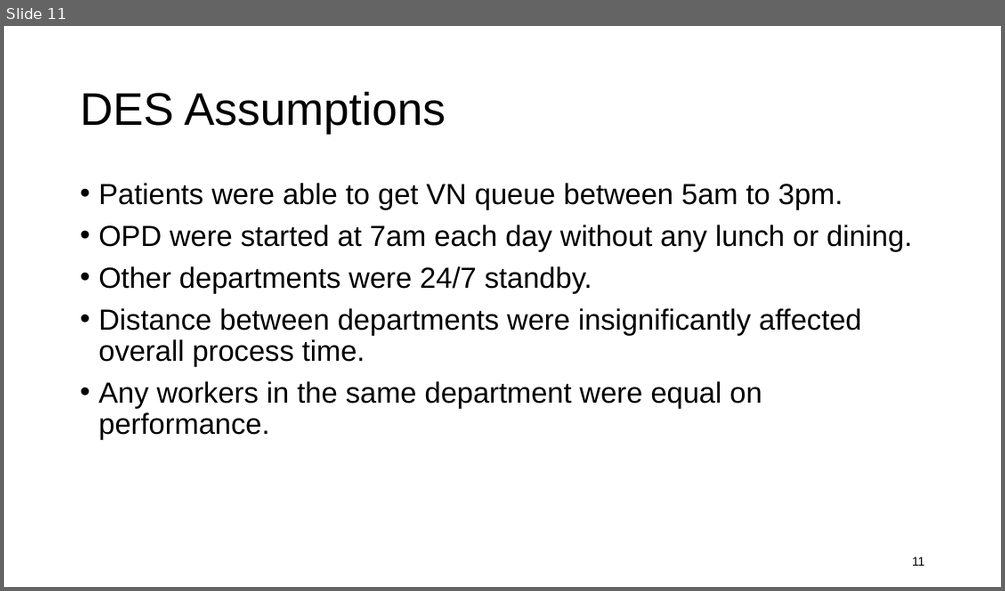
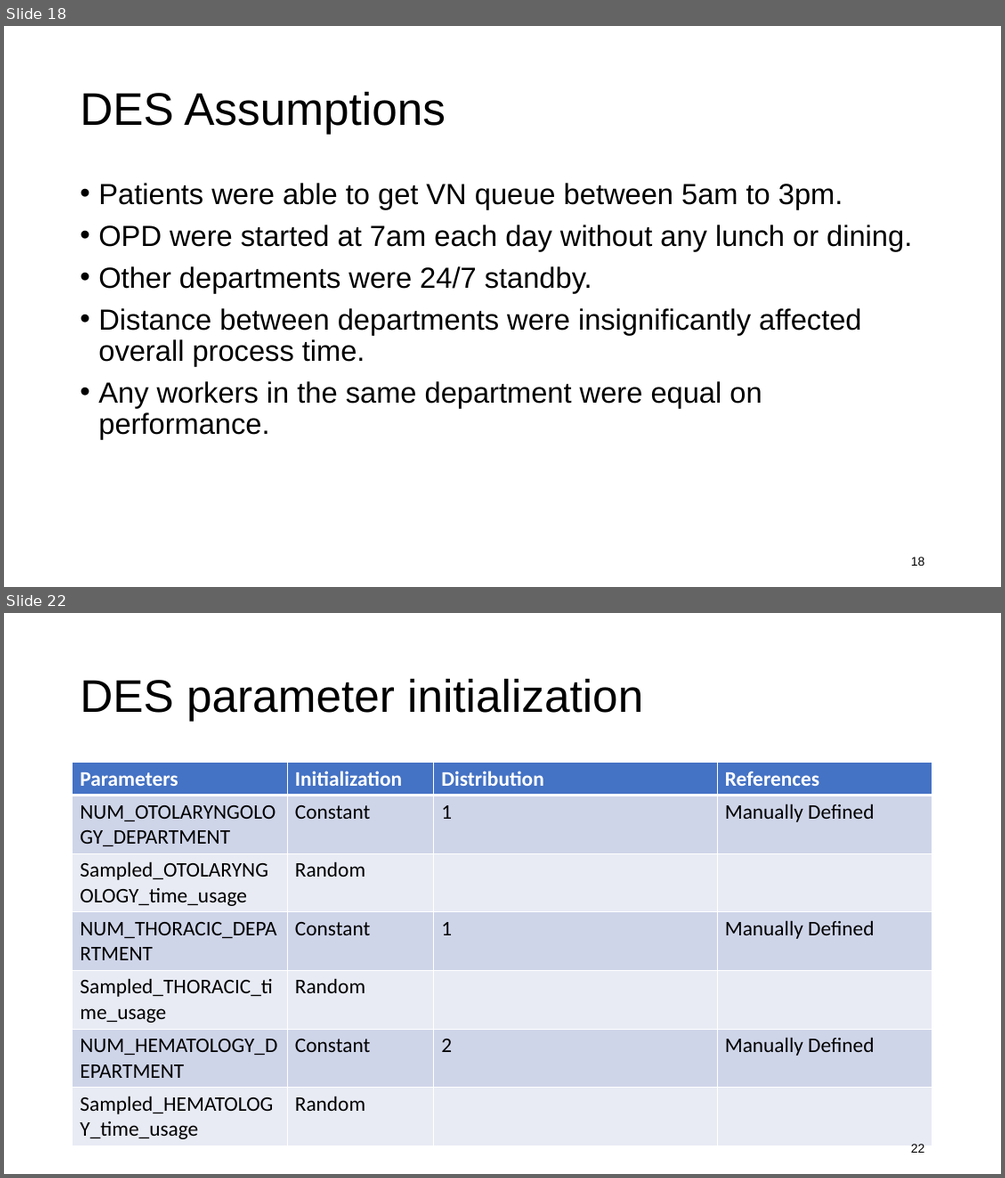
Before and after one commit to kawin7538/ds_hospital_project, a slide deck: memo_presentation/memo.pptx. Shown one above the other, each under a label of ours: slide 11 before the commit, slides 18 and 22 after it; the slides between them are not shown. The pictures are 1005x591 and 1005x1178 pixels, drawn with LibreOffice and Linux fonts; fonts in the diff are those of the drawing. Boxes give left, top, right and bottom in pixels: in the first picture for what was removed or moved away, otherwise in the second. Text is boxed around its words. In the diff, an @@ line names an element or a change of style, - is before the commit and + after.

```diff
--- a/memo_presentation/memo.pptx
+++ b/memo_presentation/memo.pptx
@@ slide 22 added at box(4, 613, 1001, 1174), background #FFFFFF @@
@@ title added at box(80, 678, 643, 721), 44 pt, text #000000 @@
+DES parameter initialization
@@ table added at box(73, 763, 932, 1143), 7 rows, 4 columns @@
+Parameters | Initialization | Distribution | References
+NUM_OTOLARYNGOLOGY_DEPARTMENT | Constant | 1 | Manually Defined
+Sampled_OTOLARYNGOLOGY_time_usage | Random |  | 
+NUM_THORACIC_DEPARTMENT | Constant | 1 | Manually Defined
+Sampled_THORACIC_time_usage | Random |  | 
+NUM_HEMATOLOGY_DEPARTMENT | Constant | 2 | Manually Defined
+Sampled_HEMATOLOGY_time_usage | Random |  | 
@@ page number added at box(911, 1143, 925, 1152), 12 pt, text #000000 @@
+22
@@ what was slide 11 is now slide 18 @@
@@ page number at box(911, 556, 925, 565): text changed @@
-11
+18
```
Also in this commit, not shown: 7 slides changed, 10 other slides added, 1 slide removed, 6 other files.
